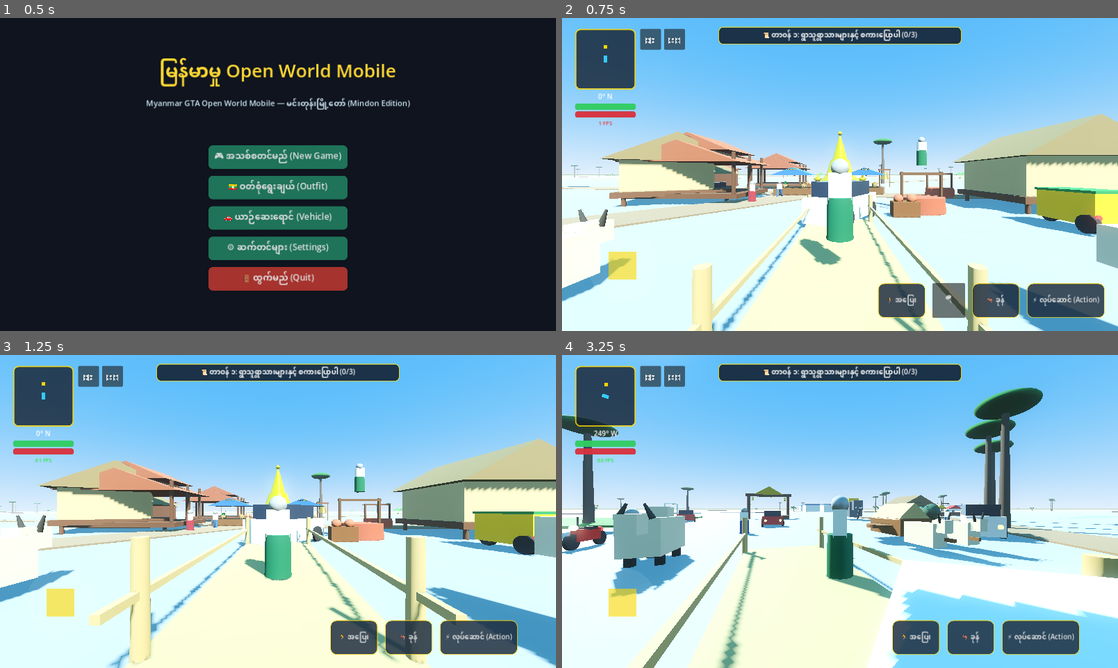
Above: before the commit, frames 1-4 (two rows, left to right).
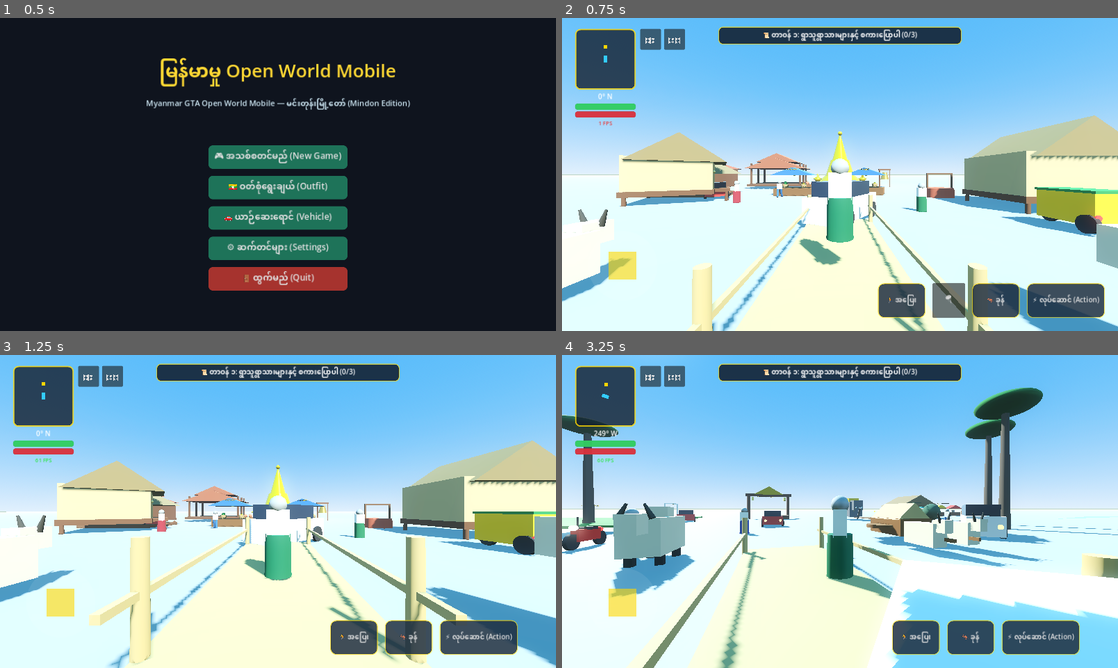
Above: after the commit, the same moments.

Repository: sudohlaingwin/gta-open-world
Game: Godot game, scene res://scenes/main_menu.tscn
The game is run twice, just before and just after one commit, with the same random seed, the same clock (stepped at 60 frames per second) and the same inputs.
Inputs (mouse positions are in pixels of both pictures, inside the frame that each line leads up to):
- Up to frame 1 (0.5 s): no input
- Up to frame 2 (0.75 s): click "🎮 အသစ်စတင်မည် (New Game)" at 0.5 s
- Up to frame 3 (1.25 s): no input
- Up to frame 4 (3.25 s): drag from (628, 611) to (895, 442) at 1.27 s; drag from (728, 527) to (812, 574) at 2.02 s; move the mouse to (895, 442) at 2.77 s; hold Right (ui_right) from 2.78 s (still down); hold Ctrl from 2.78 s (still down)

Frame 1 is identical in both runs. In frame 2, 6.5% of the frame differs, in the area x 0-100%, y 30-69%; in frame 3, 5.7%; in frame 4, 1.5%.
Error before the commit: Trying to assign value of type 'ColorRect' to a variable of type 'Panel'. (res://scripts/virtual_joystick.gd:12)
Error after the commit: Parse Error: Identifier "cx" not declared in the current scope. (res://scripts/mindon_map_builder.gd:129)

Commit message:
Slice 79: footprint-accurate GIS hospital geometry and precision house collision alignment

Diff:
--- a/scenes/myanmar_house.tscn
+++ b/scenes/myanmar_house.tscn
@@ -3,10 +3,10 @@
 [ext_resource type="Script" path="res://scripts/village_lantern_controller.gd" id="1_lantern"]
 
 [sub_resource type="BoxShape3D" id="BoxShape3D_house"]
-size = Vector3(8.0, 5.0, 7.0)
+size = Vector3(5.8, 5.0, 6.0)
 
 [sub_resource type="BoxMesh" id="BoxMesh_floor"]
-size = Vector3(7.5, 0.4, 6.5)
+size = Vector3(5.8, 0.4, 6.0)
 
 [sub_resource type="StandardMaterial3D" id="StandardMaterial3D_teak"]
 albedo_color = Color(0.35, 0.20, 0.10, 1)
@@ -21,7 +21,7 @@
 
 [sub_resource type="PrismMesh" id="PrismMesh_roof"]
 left_to_right = 0.5
-size = Vector3(8.2, 2.2, 7.2)
+size = Vector3(6.4, 2.2, 6.6)
 
 [sub_resource type="StandardMaterial3D" id="StandardMaterial3D_thatch"]
 albedo_color = Color(0.48, 0.40, 0.25, 1)
@@ -51,13 +51,13 @@
 script = ExtResource("1_lantern")
 
 [node name="CollisionShape3D" type="CollisionShape3D" parent="."]
-transform = Transform3D(1, 0, 0, 0, 1, 0, 0, 0, 1, 0, 2.5, 0)
+transform = Transform3D(1, 0, 0, 0, 1, 0, 0, 0, 1, -0.6, 2.5, 0)
 shape = SubResource("BoxShape3D_house")
 
 [node name="VisualMesh" type="Node3D" parent="."]
 
 [node name="Floor" type="MeshInstance3D" parent="VisualMesh"]
-transform = Transform3D(1, 0, 0, 0, 1, 0, 0, 0, 1, 0, 0.8, 0)
+transform = Transform3D(1, 0, 0, 0, 1, 0, 0, 0, 1, -0.6, 0.8, 0)
 mesh = SubResource("BoxMesh_floor")
 surface_material_override/0 = SubResource("StandardMaterial3D_teak")
 
--- a/scripts/mindon_map_builder.gd
+++ b/scripts/mindon_map_builder.gd
@@ -121,13 +121,22 @@
 		if pts.is_empty():
 			continue
 
-		var cx = 0.0
-		var cz = 0.0
+		var min_x = 99999.0
+		var max_x = -99999.0
+		var min_z = 99999.0
+		var max_z = -99999.0
 		for p in pts:
 			cx += p["x"]
 			cz += p["z"]
+			if p["x"] < min_x: min_x = p["x"]
+			if p["x"] > max_x: max_x = p["x"]
+			if p["z"] < min_z: min_z = p["z"]
+			if p["z"] > max_z: max_z = p["z"]
 		cx /= float(pts.size())
 		cz /= float(pts.size())
+
+		var b_width = maxf(max_x - min_x, 6.0)
+		var b_depth = maxf(max_z - min_z, 6.0)
 
 		var b_type = str(b.get("type", "house"))
 		if b_type == "hospital":
@@ -137,14 +146,14 @@
 
 			var col = CollisionShape3D.new()
 			var col_box = BoxShape3D.new()
-			col_box.size = Vector3(13.0, 5.0, 11.0)
+			col_box.size = Vector3(b_width + 0.5, 4.5, b_depth + 0.5)
 			col.shape = col_box
-			col.position = Vector3(0.0, 2.5, 0.0)
+			col.position = Vector3(0.0, 2.25, 0.0)
 			hosp.add_child(col)
 
 			var body_mesh = MeshInstance3D.new()
 			var box = BoxMesh.new()
-			box.size = Vector3(12.0, 4.0, 10.0)
+			box.size = Vector3(b_width, 4.0, b_depth)
 			body_mesh.mesh = box
 			body_mesh.position = Vector3(0.0, 2.0, 0.0)
 			body_mesh.set_surface_override_material(0, hospital_wall_mat)
@@ -152,7 +161,7 @@
 
 			var roof_mesh = MeshInstance3D.new()
 			var roof_box = BoxMesh.new()
-			roof_box.size = Vector3(13.0, 0.6, 11.0)
+			roof_box.size = Vector3(b_width + 1.0, 0.6, b_depth + 1.0)
 			roof_mesh.mesh = roof_box
 			roof_mesh.position = Vector3(0.0, 4.3, 0.0)
 			roof_mesh.set_surface_override_material(0, hospital_roof_mat)
Not shown, changed: COLLAB.md
